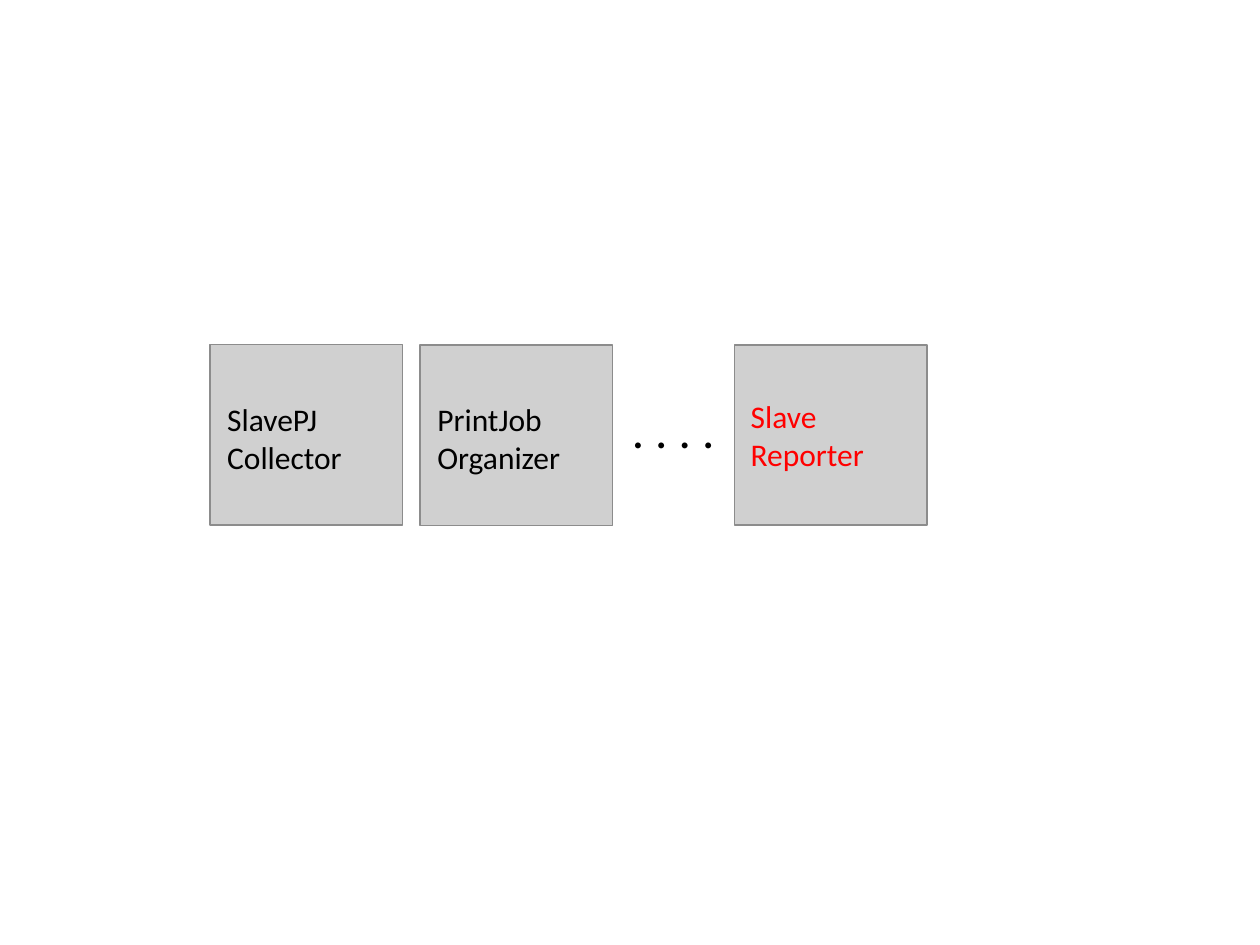
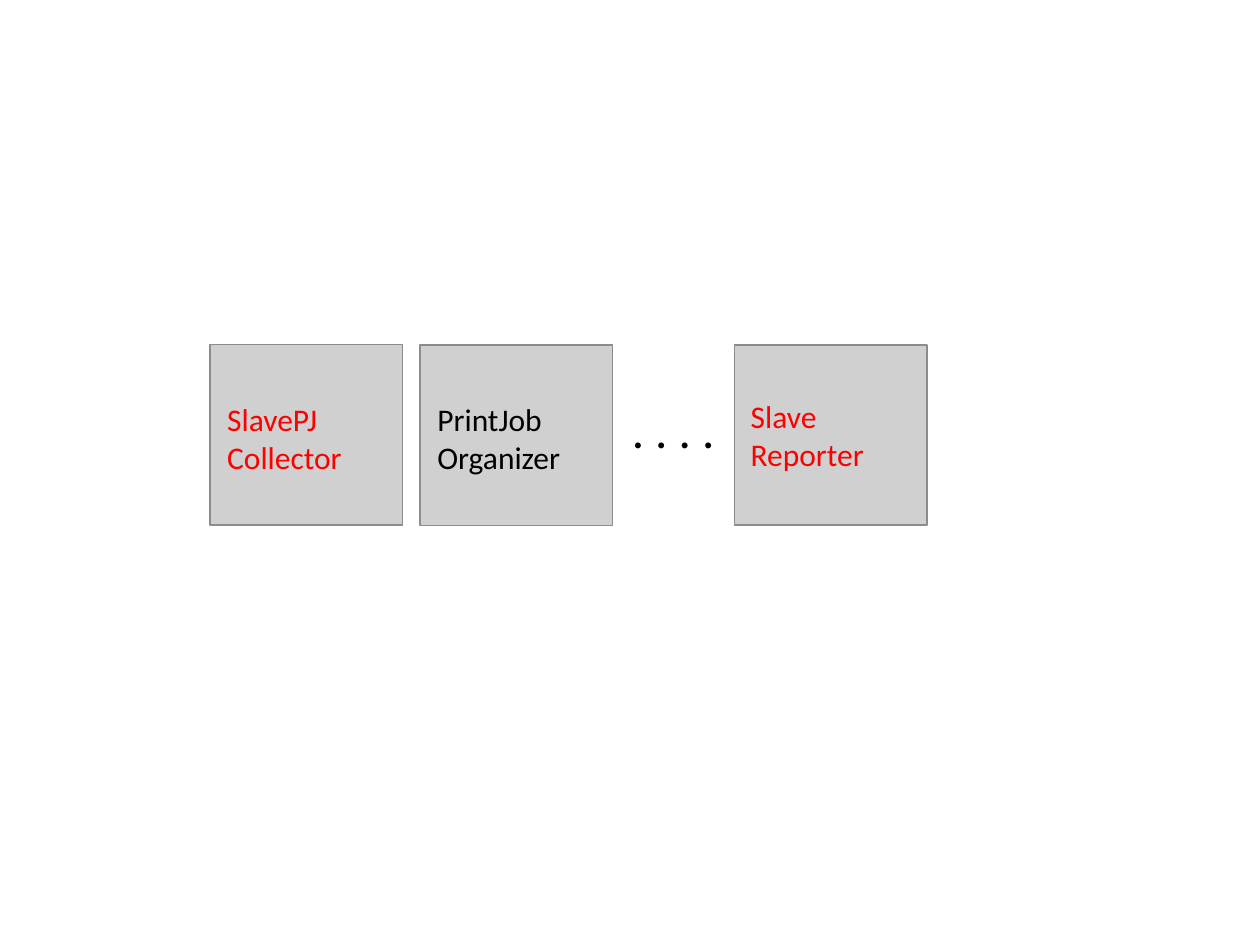
Before and after one commit to bsuman/ThesisDocumentation, a slide deck: slide 10 of pictures.pptx. Drawn at 1260x945 pixels with LibreOffice and Linux fonts; fonts in the diff are those of the drawing; grey boxes stand for pictures. Boxes give left, top, right and bottom in pixels: in the first picture for what was removed or moved away, otherwise in the second. Text is boxed around its words. In the diff, an @@ line names an element or a change of style, - is before the commit and + after.

```diff
--- a/pictures.pptx
+++ b/pictures.pptx
@@ text "SlavePJ" at (227, 409, 342, 470): text colour #000000 to #FF0000 @@
```
Also in this commit, not shown: 1 other slide changed, 2 slides added, 7 other files.
